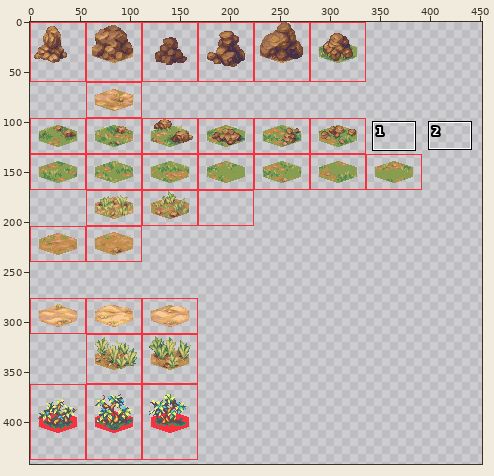
File history of a sprite sheet, public/assets/hex-tile-experiment-tiles.png. Above, an overview of the earlier version with the close-up marked.
Close-up. Before the edit:
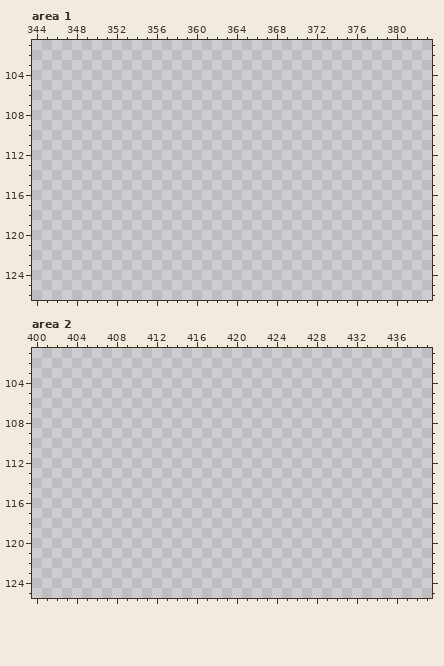
The file is 648x444 pixels. Shown: area 1: x 344..383, y 101..126; area 2: x 400..439, y 101..125. The wide view leaves out empty margins. The commit also changed other parts of the picture, which this record leaves out.
After the commit:
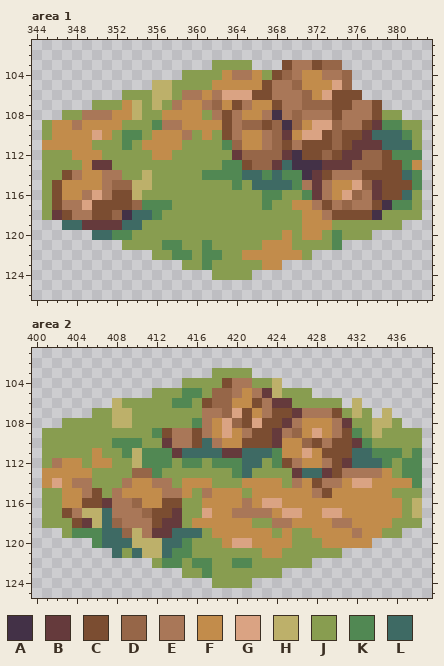
Palette (. is transparent): A #433147  B #653a3c  C #7b4d31  D #966648  E #a97758  F #c28c4b  G #daa383  H #bdb06a  J #889d50  K #518853  L #3e6a64
The edit:
Area 1:
y 103: x 362..365 .... -> JJJJ; x 369..374 ...... -> CEECDD
y 104: x 359..375 ................. -> JJJJFEEFJCDEFFEED
y 105: x 356..375 .................... -> HHJJJJFFFFFCEEDFFFGD
y 106: x 353..376 ........................ -> JJJHHJEEFEGGGCCEEEDFGCCC
y 107: x 350..378 ............................. -> JJJFHJHJEFFEDFCEFFCEEDDDCCEEC
y 108: x 347..380 .................................. -> JJEEEFFHJJFFFFJECEFFEAEDEEECEEECJJ
y 109: x 345..382 ...................................... -> JFFEFFFFJJJKEEFFFFCEDDCDADFGGDEECBKKJJ
y 110: x 345..382 ...................................... -> JFFFFGFJKKJFFFEJFJCEFFEDBFGGCDCCBLLLKJ
y 111: x 345..382 ...................................... -> FFFFFJJJKJFFFFJJJJKDFFEDCECCCDCBBBLLLJ
y 112: x 345..382 ...................................... -> JJJFFFJJJJJFFJJJJJJBDDDDBACCDCBBDDCKKK
y 113: x 345..382 ...................................... -> JJJJFBBJJJJJJJJJJJKKCDDBLAAABBBDDDCCKF
y 114: x 345..382 ...................................... -> JJCEFFEEJJHJJJJJKKKKLLKLKKABCEEECCCCLK
y 115: x 345..382 ...................................... -> JCFFFFEDDHHJJJJJJJJKJLLLLKEBEFFGDBCCCK
y 116: x 345..382 ...................................... -> JCFFEGECCHJJJJJJJJJJJJKKJJKBEFGDEBCCLJ
y 117: x 345..382 ...................................... -> JCEEGCCCCDKKKJJJJJJJJJKJJFFECEDEECAKKJ
y 118: x 345..382 ...................................... -> JBCEECCDALLKJJJJJJJJJJJJJJFFECCCCAJJJJ
y 119: x 347..380 .................................. -> LLBBBBLLJJJJJJJJJJJJJJJJFFFJJJJJJJ
y 120: x 350..377 ............................ -> LLKKJJJJJJJJJJJJJJJFJFFJKJJJ
y 121: x 353..374 ...................... -> JJJJKKJJKJJJJJFFFJJJJK
y 122: x 356..371 ................ -> JJKKJKKJJFFFFFFJ
y 123: x 359..368 .......... -> JJKJJJJJFF
y 124: x 362..365 .... -> JJJJ
Area 2:
y 103: x 418..421 .... -> JJJJ
y 104: x 415..424 .......... -> JJJJCEEJJH
y 105: x 412..427 ................ -> JJJKKJDDEFEBHJJJ
y 106: x 408..430 ....................... -> HJJJJJKKJCDDFFCEBBJJJJJ; x 432 . -> H
y 107: x 406..433 ............................ -> JJHHJJJJJJJEEDGCFECCBEEECJHJ; x 435 . -> H
y 108: x 403..436 .................................. -> JJJJJHHJJJJJJKEFGDCGCCBEFFFEBJJHHJ
y 109: x 401..438 ...................................... -> JJJJJJJJJJJKCEECEFGFECCBEDFGFECKJHJJJJ
y 110: x 401..438 ...................................... -> JJJJJJJKKKJJBEECLEFFCCCBFFDCECCBKJJJJJ
y 111: x 401..438 ...................................... -> JJJJJFJJKHKKKBLLLLBBLLLKFFGFCCCLLKKKJK
y 112: x 401..438 ...................................... -> JEFFJFFJJHKKKJKKJKKKLLJKCEFFECBLLLKJKK
y 113: x 401..438 ...................................... -> FFFFFJJJJDDKJJJJJJJKLJJJJBLLBCEEEEFJKK
y 114: x 401..438 ...................................... -> FGFEEJJJEFFEEJFFFJJJFFFFJEFCEEFGGFFFFK
y 115: x 401..438 ...................................... -> JJFFECJEFFFFEEFJEFFFJFFFFFFECFFFFFFJJJ
y 116: x 401..438 ...................................... -> JJFFCCBEEDFFCCJJFFFFEFGGFFFFFFFFFFFFJH
y 117: x 401..438 ...................................... -> JJCEHHLEEEDCCBJJGFFEEEEFGGFFGGFFFFFFJH
y 118: x 401..438 ...................................... -> JJJCBHLDEEECBBJFFFFFFJJEEFFFFEEFFFFJJJ
y 119: x 403..436 .................................. -> JKKKLLDHEBBLLLJFFFFFFJFJJFFFFEFFJJ
y 120: x 406..433 ............................ -> KLLLHHHLLKJJJFGGFFFFJJJFFFFF
y 121: x 408..430 ....................... -> LJLHHLKKJJJJJJJFFJJJJJJ
y 122: x 412..427 ................ -> JKKJKKJJKKJJJJJJ
y 123: x 415..424 .......... -> JJKJJJJJJJ
y 124: x 418..421 .... -> JJJJ
